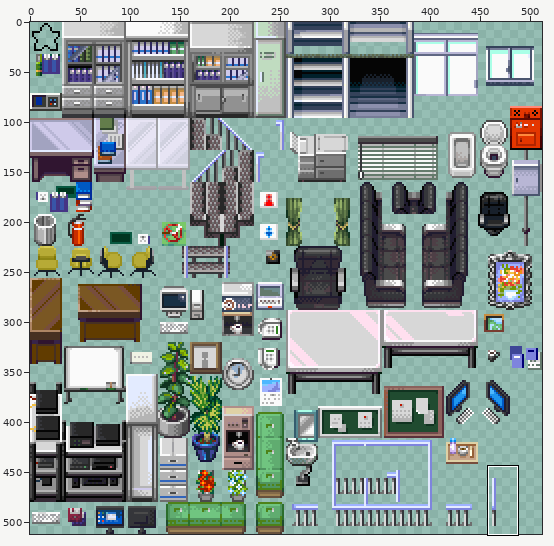
Two states of a sprite sheet, tilesets_deviant_milkian_1.png. The first picture is a wide view before the edit; the outline marks the close-up.
Close-up. As it was:
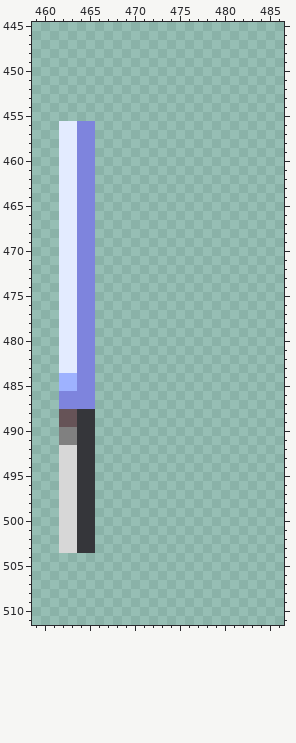
The file is 512x512 pixels. Colours within 5 levels of each other are drawn and written as one. Shown: x 459..486, y 445..511.
After the commit:
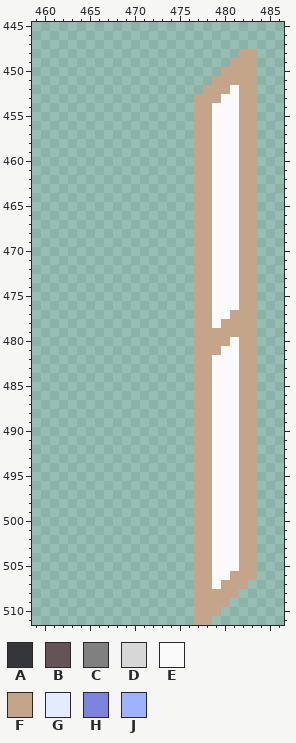
Palette (. is transparent): A #35363a  B #665357  C #808080  D #d7d7d7  E #fafafa  F #c5a58a  G #e3ebff  H #7e84dd  J #9eb2ff
Difference:
y 448: x 482..483 .. -> FF
y 449: x 481..483 ... -> FFF
y 450: x 480..483 .... -> FFFF
y 451: x 479..483 ..... -> FFFFF
y 452: x 478..483 ...... -> FFFEFF
y 453: x 477..483 ....... -> FFFEEFF
y 454..455: x 477..483 ....... -> FFEEEFF
y 456..476: x 462..465 GGHH -> ....; x 477..483 ....... -> FFEEEFF
y 477: x 462..465 GGHH -> ....; x 477..483 ....... -> FFEEFFF
y 478: x 462..465 GGHH -> ....; x 477..483 ....... -> FFEFFFF
y 479: x 462..465 GGHH -> ....; x 477..483 ....... -> FFFFFFF
y 480: x 462..465 GGHH -> ....; x 477..483 ....... -> FFFFEFF
y 481: x 462..465 GGHH -> ....; x 477..483 ....... -> FFFEEFF
y 482..483: x 462..465 GGHH -> ....; x 477..483 ....... -> FFEEEFF
y 484..485: x 462..465 JJHH -> ....; x 477..483 ....... -> FFEEEFF
y 486..487: x 462..465 HHHH -> ....; x 477..483 ....... -> FFEEEFF
y 488..489: x 462..465 BBAA -> ....; x 477..483 ....... -> FFEEEFF
y 490..491: x 462..465 CCAA -> ....; x 477..483 ....... -> FFEEEFF
y 492..503: x 462..465 DDAA -> ....; x 477..483 ....... -> FFEEEFF
y 504..505: x 477..483 ....... -> FFEEEFF
y 506: x 477..483 ....... -> FFEEFFF
y 507: x 477..482 ...... -> FFEFFF
y 508: x 477..481 ..... -> FFFFF
y 509: x 477..480 .... -> FFFF
y 510: x 477..479 ... -> FFF
y 511: x 477..478 .. -> FF
Where, in picture pixels (left, top, right, bottom), the same in both close-ups:
added: (194, 49, 257, 625)
erased: (59, 121, 95, 553)
